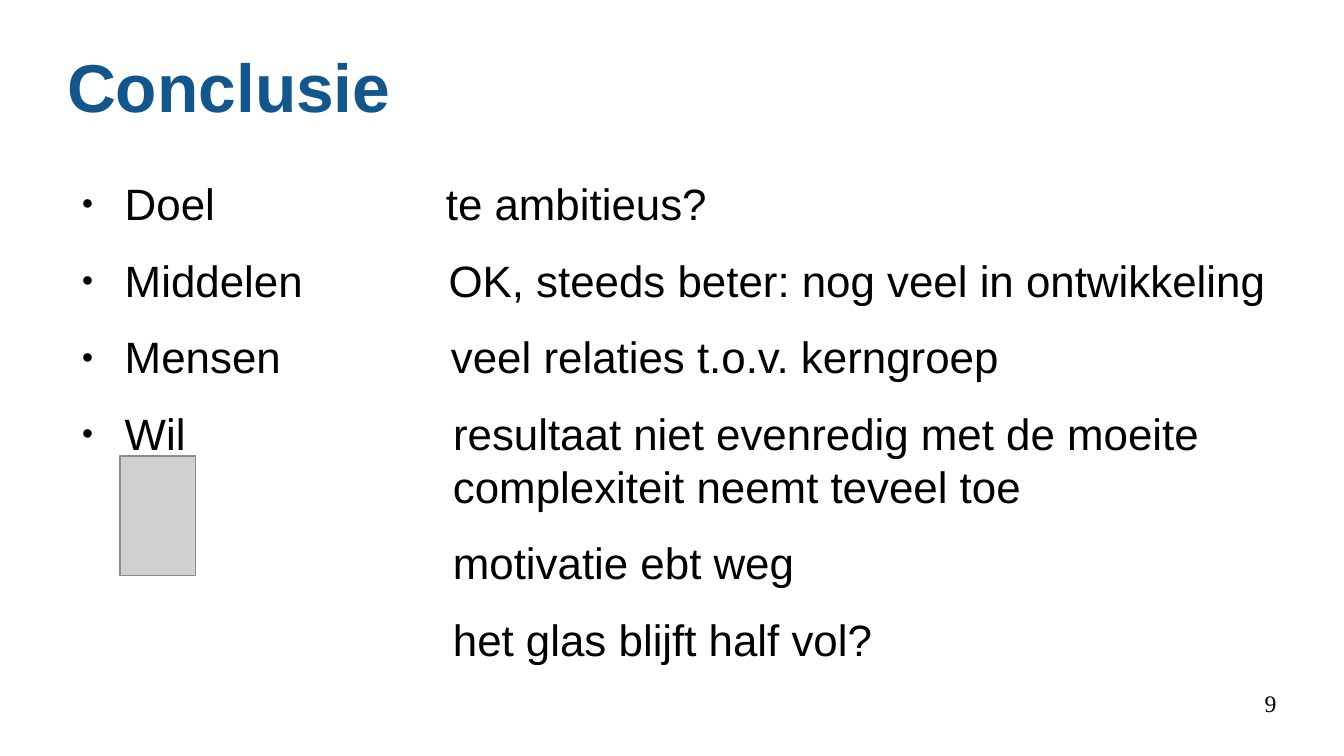
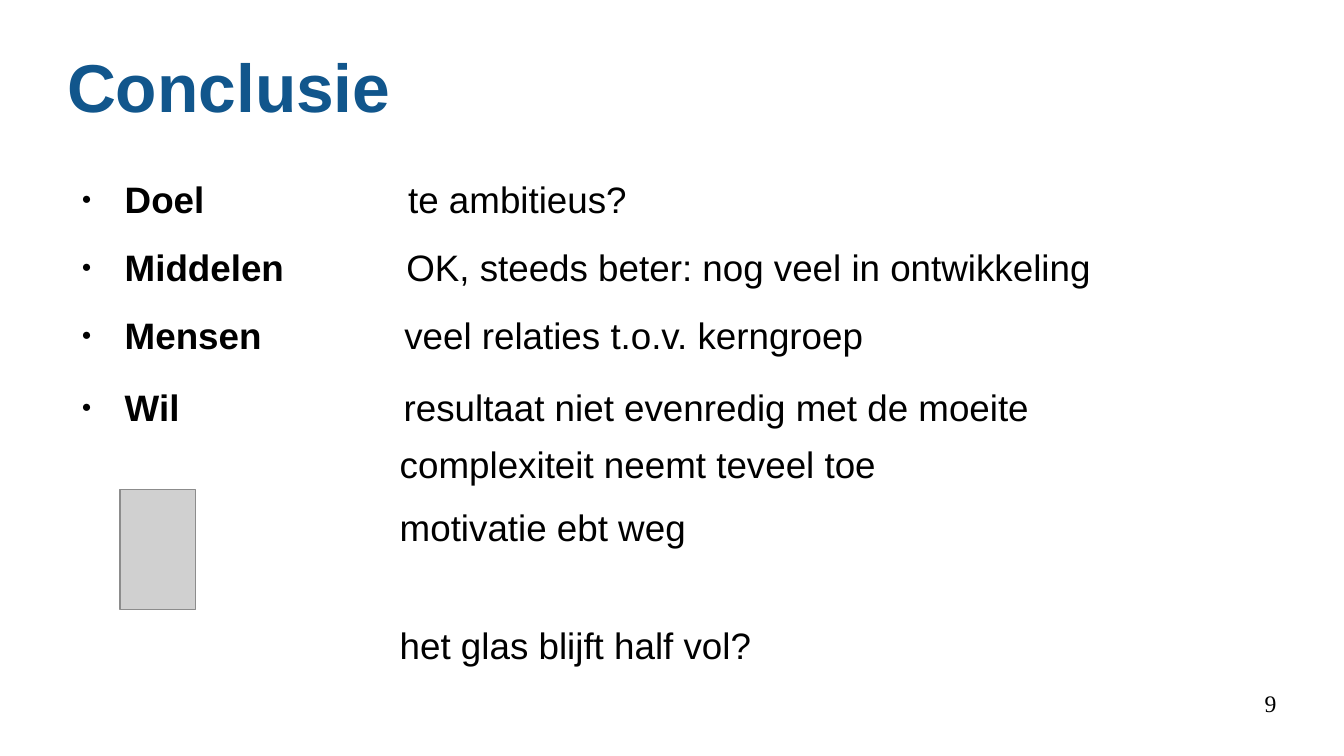
Before and after one commit to teusH/MySense, a slide deck: slide 9 of reports/202603-Casus-Horst aan de Maas.odp. Drawn at 1344x756 pixels with LibreOffice and Linux fonts; fonts in the diff are those of the drawing; grey boxes stand for pictures. Boxes give left, top, right and bottom in pixels: in the first picture for what was removed or moved away, otherwise in the second. Text is boxed around its words. In the diff, an @@ line names an element or a change of style, - is before the commit and + after.

```diff
--- a/reports/202603-Casus-Horst aan de Maas.odp
+++ b/reports/202603-Casus-Horst aan de Maas.odp
@@ text "Doel te ambitieus?" at [125,186,1090,666]: size 25.9 to 21.7 pt; bold on in "Doel", "Middelen", "Mensen", "Wil"; line spacing 1 to 1.3; less space between paragraphs @@
@@ picture: place and size @@
-picture at [120,456,195,576]
+picture at [120,490,195,610]
```
Also in this commit, not shown: 10 other slides changed, 4 other files.
